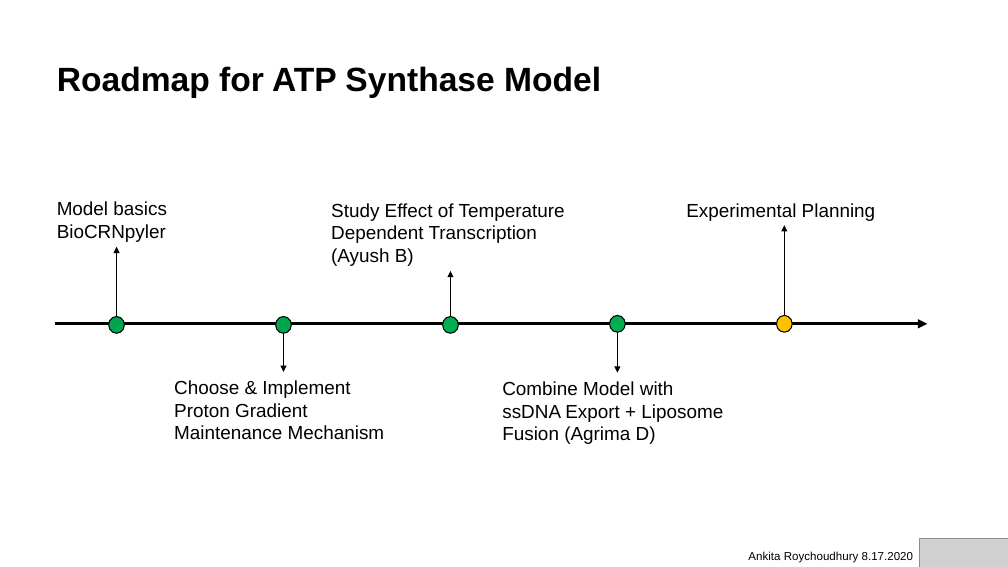
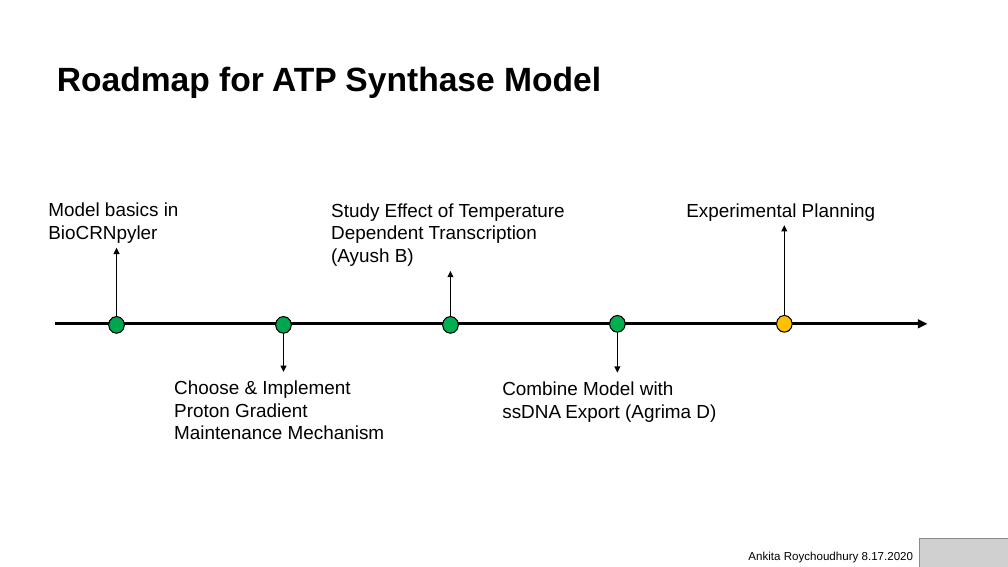
Before and after one commit to AnkitaRoychoudhury/ug_murray, a slide deck: slide 6 of miscellaneous/presentations/20200817_murray_mtg.pptx. Drawn at 1008x567 pixels with LibreOffice and Linux fonts; fonts in the diff are those of the drawing; grey boxes stand for pictures. Boxes give left, top, right and bottom in pixels: in the first picture for what was removed or moved away, otherwise in the second. Text is boxed around its words. In the diff, an @@ line names an element or a change of style, - is before the commit and + after.

```diff
--- a/miscellaneous/presentations/20200817_murray_mtg.pptx
+++ b/miscellaneous/presentations/20200817_murray_mtg.pptx
@@ text at [48,202,179,243]: text changed @@
-Model basics BioCRNpyler
+Model basics in BioCRNpyler
@@ text at [502,381,716,422]: text changed @@
-Combine Model with ssDNA Export + Liposome Fusion (Agrima D)
+Combine Model with ssDNA Export (Agrima D)
```
Also in this commit, not shown: 9 other slides changed, 1 slide added, 1 slide removed, 21 other files.
